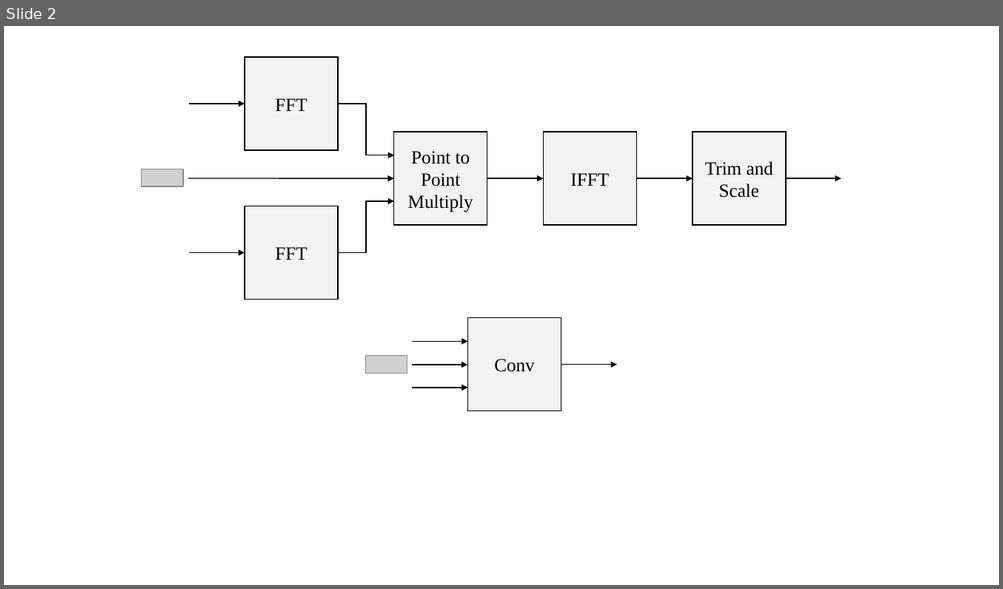
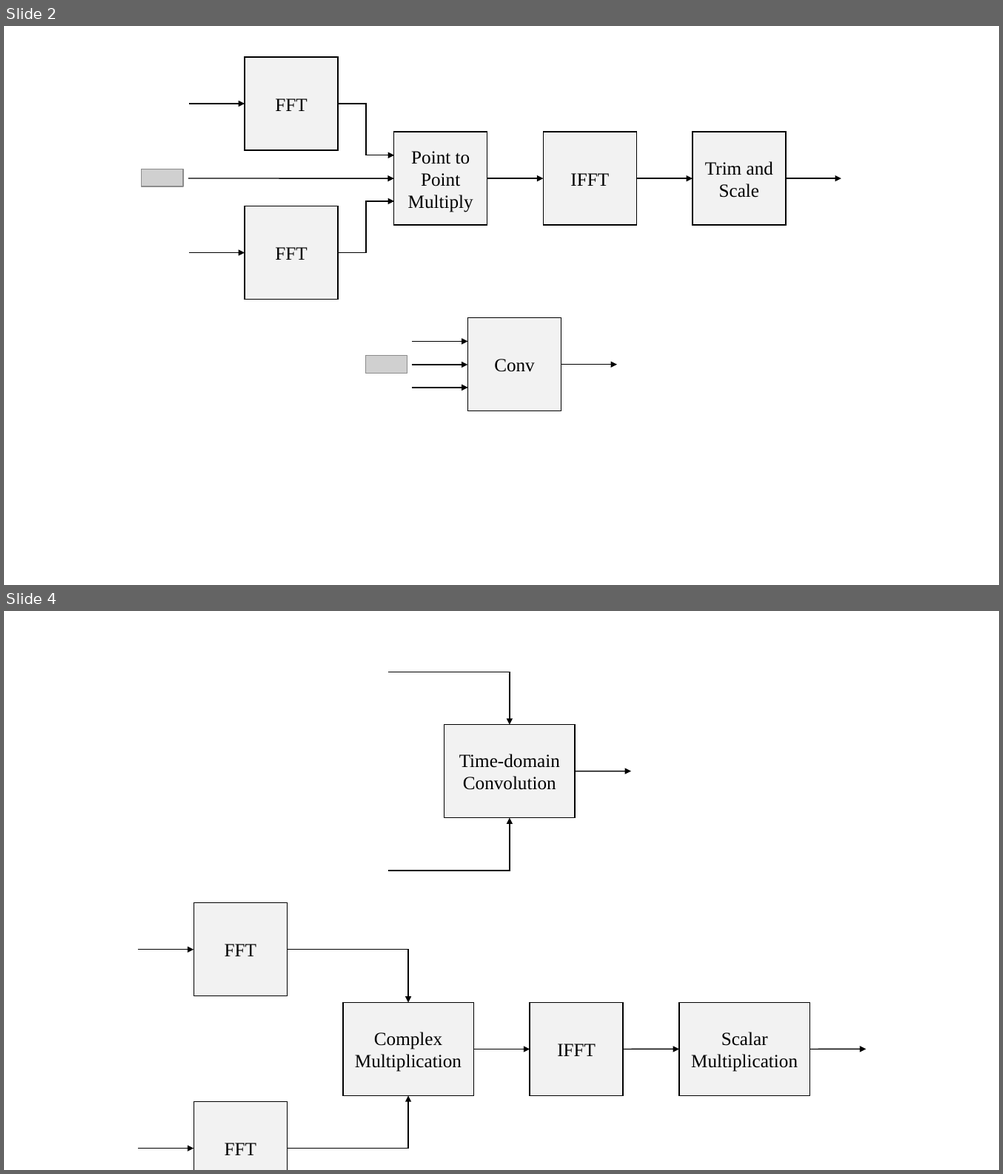
Before and after one commit to jravert88/Thesis, a slide deck: figures/gpu_convolution/gpuConv.pptx. Shown one above the other, each under a label of ours: slide 2 before the commit, slides 2 and 4 after it; the slides between them are not shown. The pictures are 1003x589 and 1003x1174 pixels, drawn with LibreOffice and Linux fonts; fonts in the diff are those of the drawing; grey boxes stand for pictures; background and template pictures are left out. Boxes give left, top, right and bottom in pixels: in the first picture for what was removed or moved away, otherwise in the second. Text is boxed around its words. In the diff, an @@ line names an element or a change of style, - is before the commit and + after.

```diff
--- a/figures/gpu_convolution/gpuConv.pptx
+++ b/figures/gpu_convolution/gpuConv.pptx
@@ slide 4 added at [4, 611, 999, 1170], background #FFFFFF @@
@@ group added at [137, 672, 866, 1170]: 6 rectangles, 6 arrows, 4 elbow arrows @@
+FFT
+FFT
+Complex
+Multiplication
+IFFT
+Scalar Multiplication
+Time-domain Convolution
```
Also in this commit, not shown: 1 slide changed, 25 other files.
